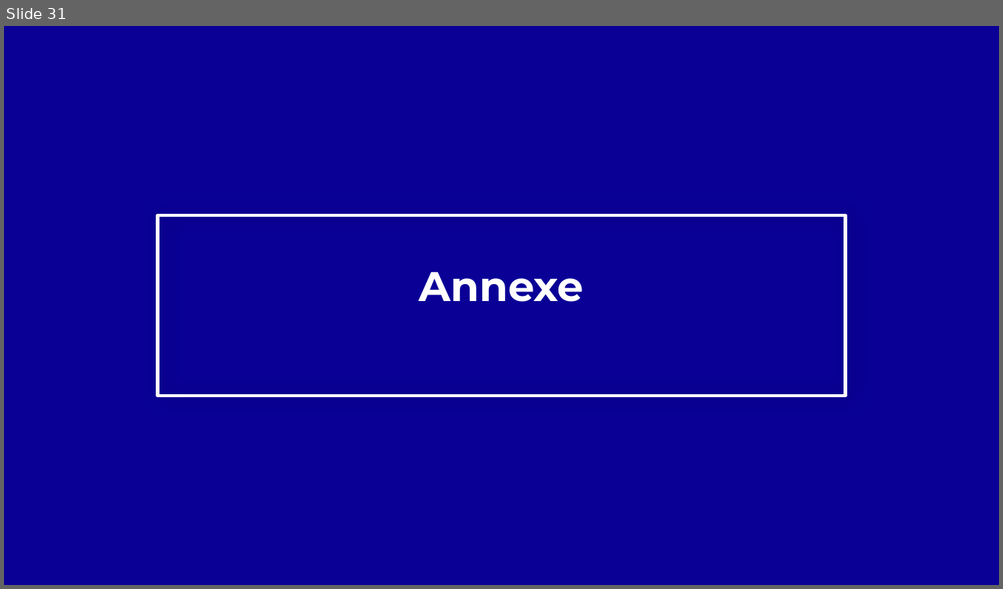
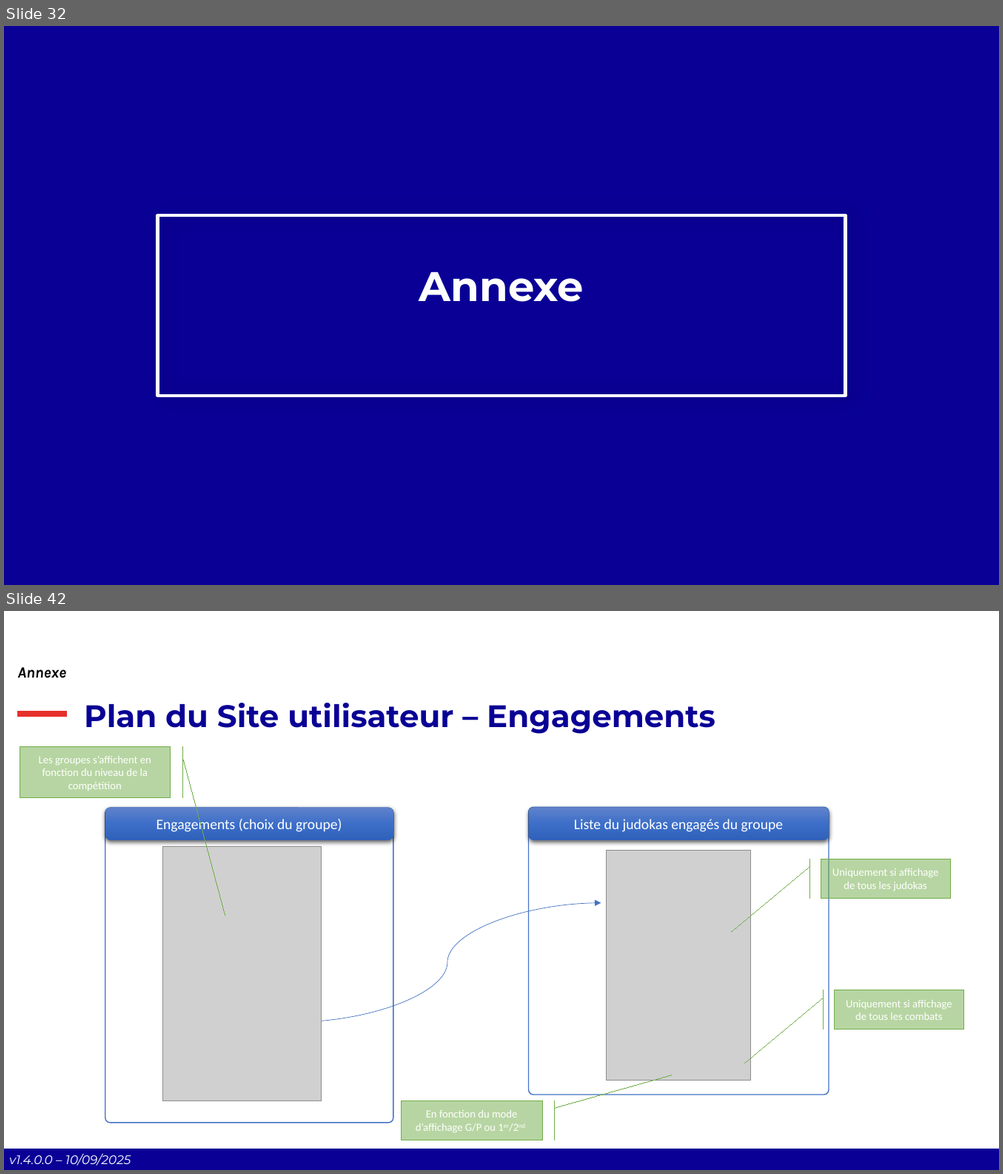
Before and after one commit to Comite-Rhone-Judo/PublicationSuiviCompetition, a slide deck: AppPublication/Documentation/PublicationSuiviCompetition - Manuel d'utilisation.pptx. Shown one above the other, each under a label of ours: slide 31 before the commit, slides 32 and 42 after it; the slides between them are not shown. The pictures are 1003x589 and 1003x1174 pixels, drawn with LibreOffice and Linux fonts; fonts in the diff are those of the drawing; grey boxes stand for pictures; background and template pictures are left out. Boxes give left, top, right and bottom in pixels: in the first picture for what was removed or moved away, otherwise in the second. Text is boxed around its words. In the diff, an @@ line names an element or a change of style, - is before the commit and + after.

Commit message:
Mise à jour du manuel utilisateur pour la version 1.4.0.0

```diff
--- a/AppPublication/Documentation/PublicationSuiviCompetition - Manuel d'utilisation.pptx
+++ b/AppPublication/Documentation/PublicationSuiviCompetition - Manuel d'utilisation.pptx
@@ slide 42 added at [4,611,999,1170], background #FFFFFF @@
@@ text added at [17,667,66,678], 15 pt, text #000000, bold, italic @@
+Annexe
@@ line added from (17, 714) to (68, 714), #E7302A 6 pt @@
@@ title added at [84,703,715,734], 30 pt, text #090095, bold @@
+Plan du Site utilisateur – Engagements
@@ rectangle added at [227,726,776,1055], outline #FFFFFF 3 pt @@
@@ accent border callout added at [20,747,170,797], fill #70AD47 at 50% opacity, outline #70AD47 0.75 pt, 10.5 pt, text #FFFFFF @@
+Les groupes s’affichent en fonction du niveau de la compétition
@@ rounded rectangle added at [105,808,393,1123], outline #4472C4 1 pt @@
@@ rounded rectangle added at [105,807,393,840], fill gradient #6183CB to #3E70CA to #3062BB, 14 pt, text #FFFFFF @@
+Engagements (choix du groupe)
@@ rounded rectangle added at [529,807,828,1095], outline #4472C4 1 pt @@
@@ rounded rectangle added at [529,807,828,840], fill gradient #6183CB to #3E70CA to #3062BB, 14 pt, text #FFFFFF @@
+Liste du judokas engagés du groupe
@@ picture added at [162,847,321,1102] @@
@@ picture added at [606,851,751,1081] @@
@@ accent border callout added at [820,860,950,898], fill #70AD47 at 50% opacity, outline #70AD47 0.75 pt, 10.5 pt, text #FFFFFF @@
+Uniquement si affichage de tous les judokas
@@ curved double arrow added from (293, 1023) to (601, 903), #4472C4 0.5 pt @@
@@ accent border callout added at [834,991,964,1030], fill #70AD47 at 50% opacity, outline #70AD47 0.75 pt, 10.5 pt, text #FFFFFF @@
+Uniquement si affichage de tous les combats
@@ accent border callout added at [401,1101,543,1140], fill #70AD47 at 50% opacity, outline #70AD47 0.75 pt, 10.5 pt, text #FFFFFF @@
+En fonction du mode d’affichage G/P ou 1er/2nd
@@ rectangle added at [4,1149,999,1170], fill #0A0096 @@
@@ text added at [9,1154,131,1166], 12 pt, text #FFFFFF, italic @@
+v1.4.0.0 – 10/09/2025
@@ what was slide 31 is now slide 32 @@
```
Also in this commit, not shown: 34 slides changed, 1 other slide added, 4 other files.
